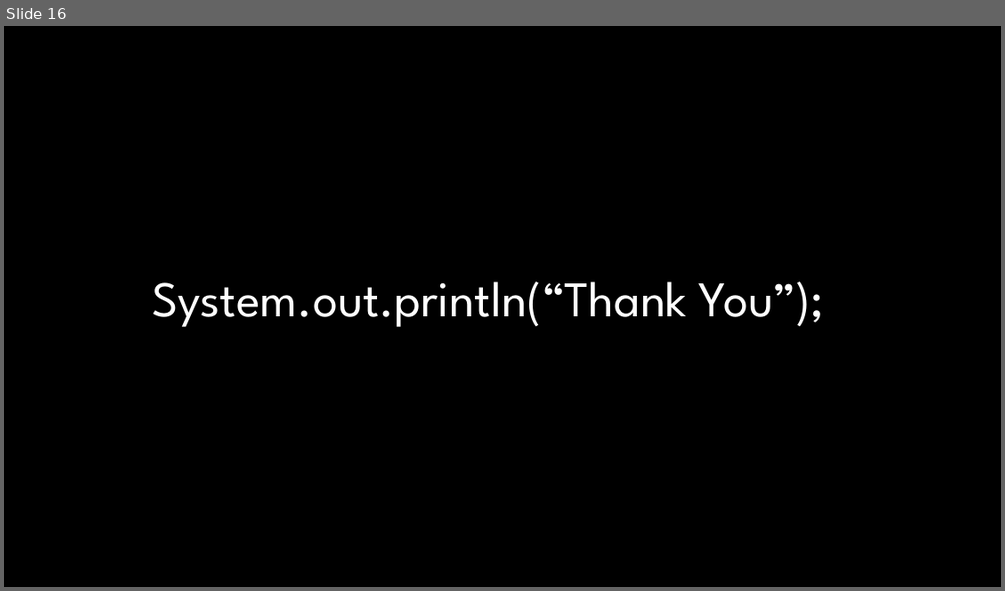
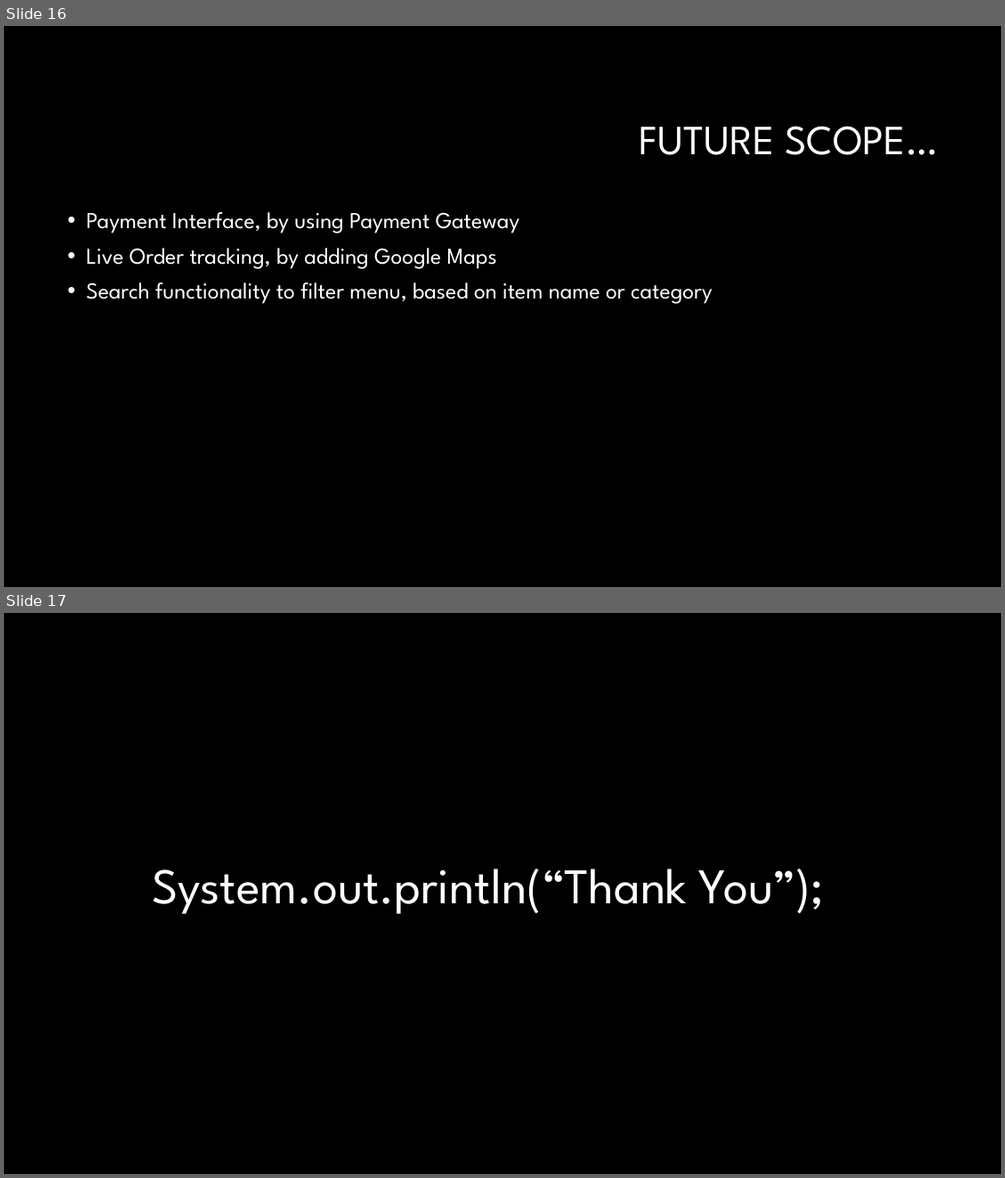
Before and after one commit to ashimaakash03/food-delivery-app, a slide deck: FOOD DELIVERY APPLICATION.pptx. Shown one above the other, each under a label of ours: slide 16 before the commit, slides 16 and 17 after it. The pictures are 1005x591 and 1005x1178 pixels, drawn with LibreOffice and Linux fonts; fonts in the diff are those of the drawing; background and template pictures are left out. Boxes give left, top, right and bottom in pixels: in the first picture for what was removed or moved away, otherwise in the second. Text is boxed around its words. In the diff, an @@ line names an element or a change of style, - is before the commit and + after.

```diff
--- a/FOOD DELIVERY APPLICATION.pptx
+++ b/FOOD DELIVERY APPLICATION.pptx
@@ slide 16 added at (4,26,1001,587), background #000000 @@
@@ title added at (639,126,937,155), 40 pt, text #FFFFFF @@
+FUTURE SCOPE…
@@ text added at (86,212,712,304), 22 pt, text #FFFFFF @@
+• Payment Interface, by using Payment Gateway
+• Live Order tracking, by adding Google Maps
+• Search functionality to filter menu, based on item name or category
@@ what was slide 16 is now slide 17 @@
```
Also in this commit, not shown: 1 slide changed.
